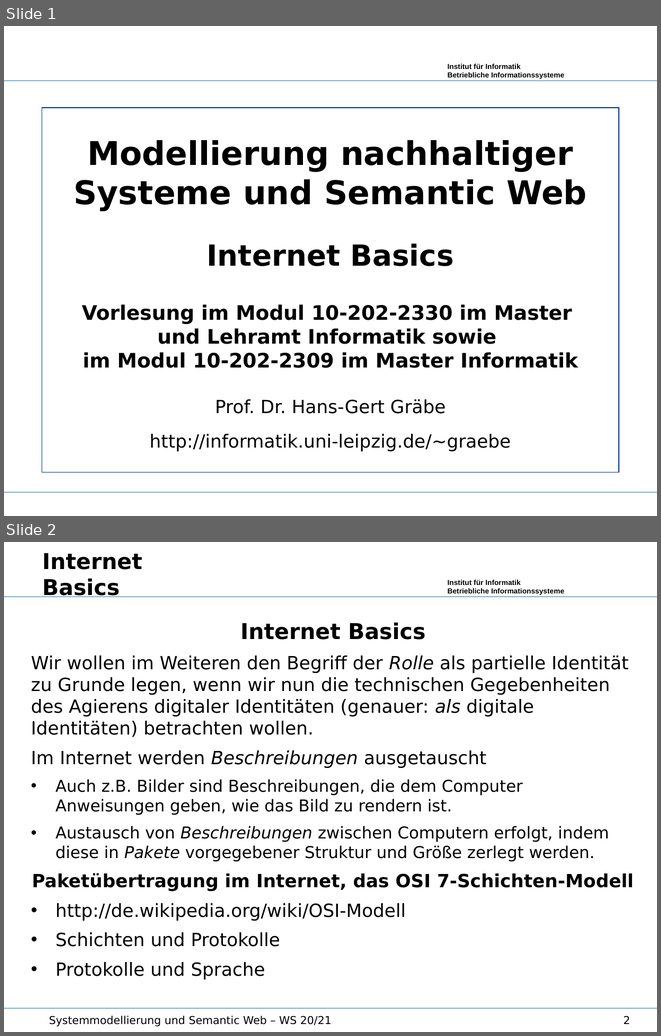
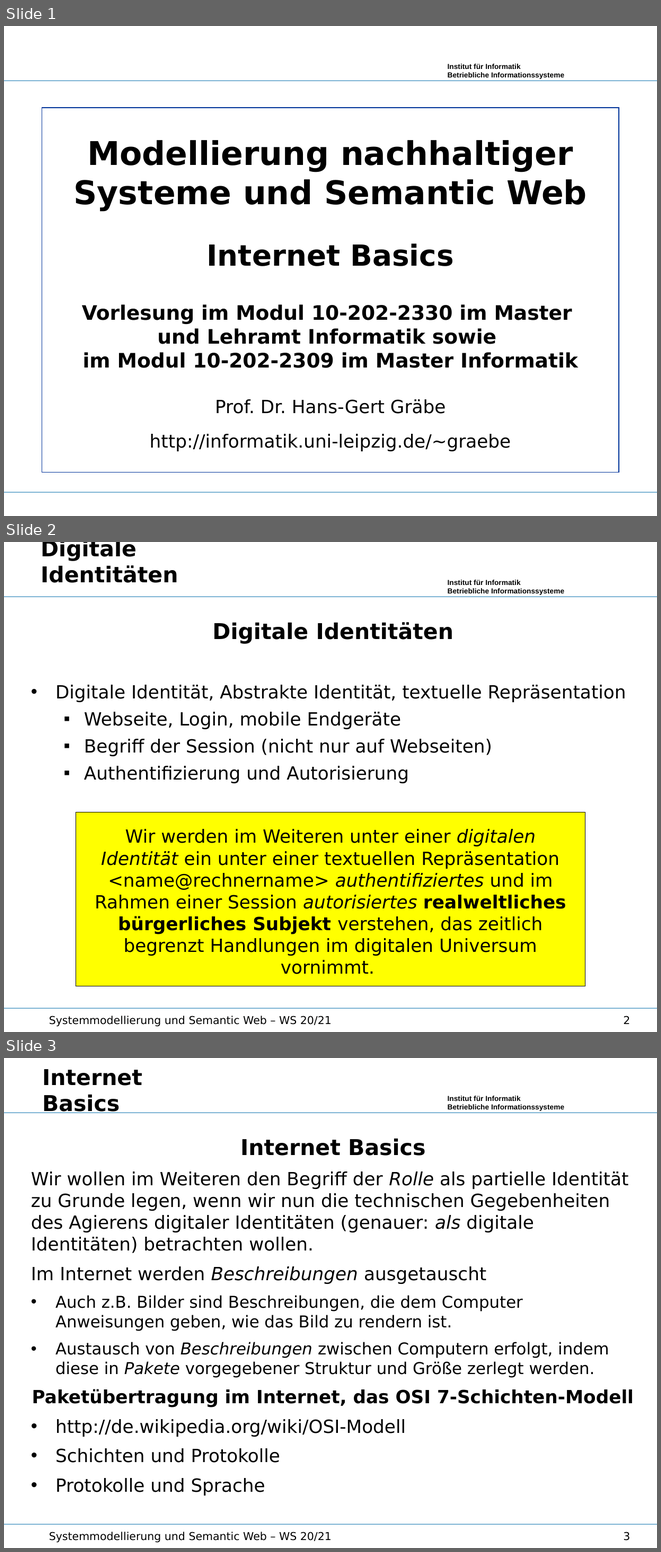
Before and after one commit to wumm-project/Leipzig-Seminar, a slide deck: Wintersemester-2020/Vorlesung/InternetBasics.odp. Shown one above the other, each under a label of ours: slides 1 and 2 before the commit, slides 1, 2 and 3 after it. The pictures are 661x1036 and 661x1552 pixels, drawn with LibreOffice and Linux fonts; fonts in the diff are those of the drawing; background and template pictures are left out. Boxes give left, top, right and bottom in pixels: in the first picture for what was removed or moved away, otherwise in the second. Text is boxed around its words. In the diff, an @@ line names an element or a change of style, - is before the commit and + after.

```diff
--- a/Wintersemester-2020/Vorlesung/InternetBasics.odp
+++ b/Wintersemester-2020/Vorlesung/InternetBasics.odp
@@ slide 2 added at (4, 542, 657, 1032), background #FFFFFF; not listed: 3 template elements that a slide beside it also shows @@
@@ text added at (41, 542, 178, 583), 24 pt, text #000000, bold @@
+Digitale Identitäten
@@ text added at (55, 622, 626, 783), 20 pt, text #000000 @@
+Digitale Identitäten
+• Digitale Identität, Abstrakte Identität, textuelle Repräsentation
+  ▪ Webseite, Login, mobile Endgeräte
+  ▪ Begriff der Session (nicht nur auf Webseiten)
+  ▪ Authentifizierung und Autorisierung
@@ text added at (76, 812, 585, 992), fill #FFFF00, outline #000000 0 pt, 20 pt, text #000000 @@
+Wir werden im Weiteren unter einer digitalen Identität ein unter einer textuellen Repräsentation <name@rechnername> authentifiziertes und im Rahmen einer Session autorisiertes realweltliches bürgerliches Subjekt verstehen, das zeitlich begrenzt Handlungen im digitalen Universum vornimmt.
@@ text added at (49, 1015, 332, 1026), 12 pt, text #000000 @@
+Systemmodellierung und Semantic Web – WS 20/21
@@ page number added at (623, 1015, 630, 1024), 12 pt, text #000000 @@
+2
@@ what was slide 2 is now slide 3 @@
@@ page number at (623, 1531, 630, 1540): text changed @@
-2
+3
```
Also in this commit, not shown: 1 slide changed, 2 other files.
